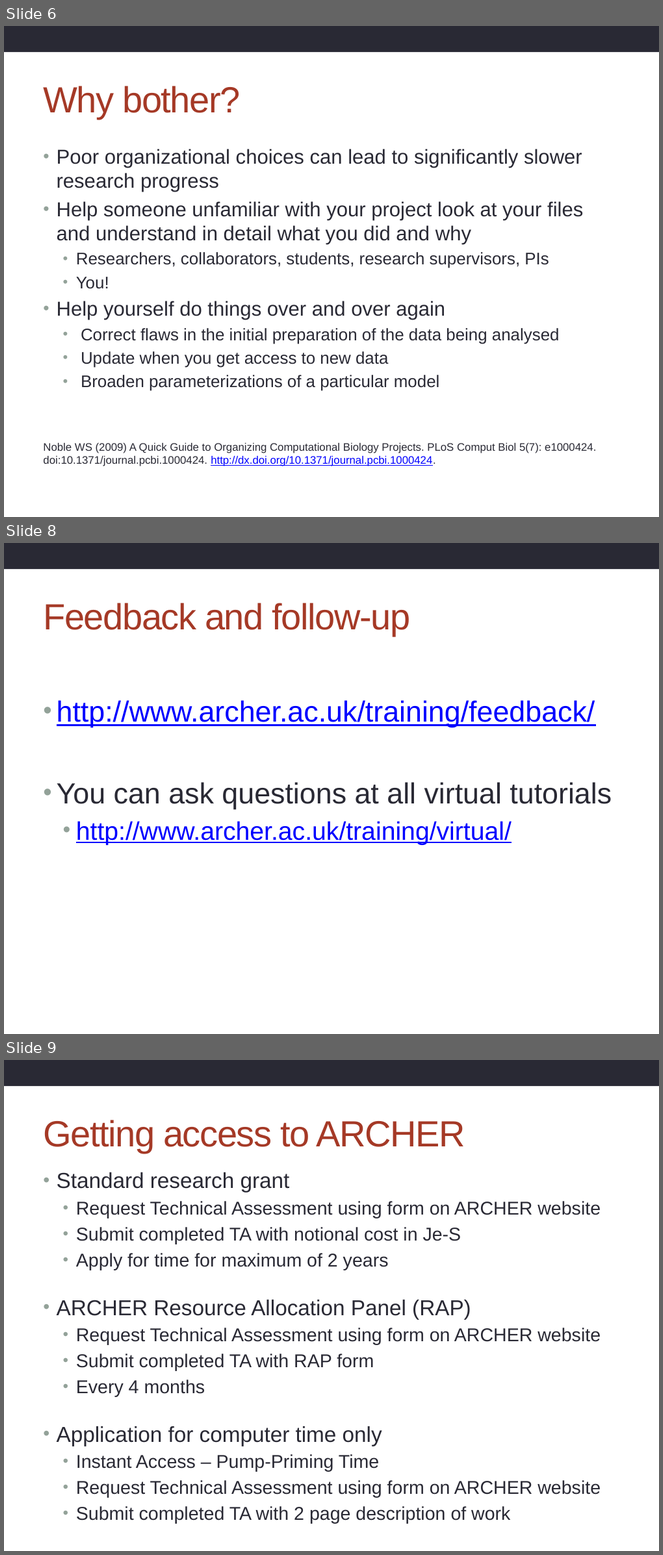
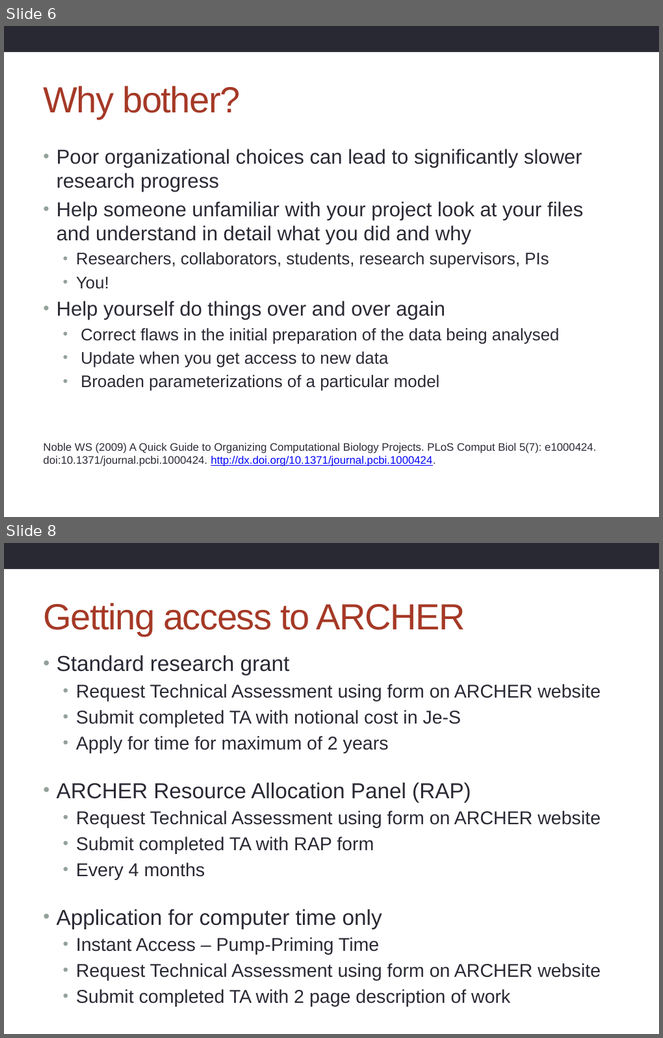
Before and after one commit to hpcarcher/2014-09-16-imperial, a slide deck: archer/Conclusion.pptx. Shown one above the other, each under a label of ours: slides 6, 8 and 9 before the commit, slides 6 and 8 after it; the slides between them are not shown. The pictures are 663x1555 and 663x1038 pixels, drawn with LibreOffice and Linux fonts; fonts in the diff are those of the drawing; background and template pictures are left out. Boxes give left, top, right and bottom in pixels: in the first picture for what was removed or moved away, otherwise in the second. Text is boxed around its words. In the diff, an @@ line names an element or a change of style, - is before the commit and + after.

Commit message:
Redesigned feedback page

```diff
--- a/archer/Conclusion.pptx
+++ b/archer/Conclusion.pptx
@@ slide 8 removed at [4,543,659,1034], background #FFFFFF; not listed: 1 template element that a slide beside it also shows @@
@@ title removed at [43,603,411,636] @@
-Feedback and follow-up
@@ text removed at [57,700,612,845] @@
-• http://www.archer.ac.uk/training/feedback/
-• You can ask questions at all virtual tutorials
-  • http://www.archer.ac.uk/training/virtual/
@@ what was slide 9 is now slide 8 @@
```
Also in this commit, not shown: 1 slide changed.
